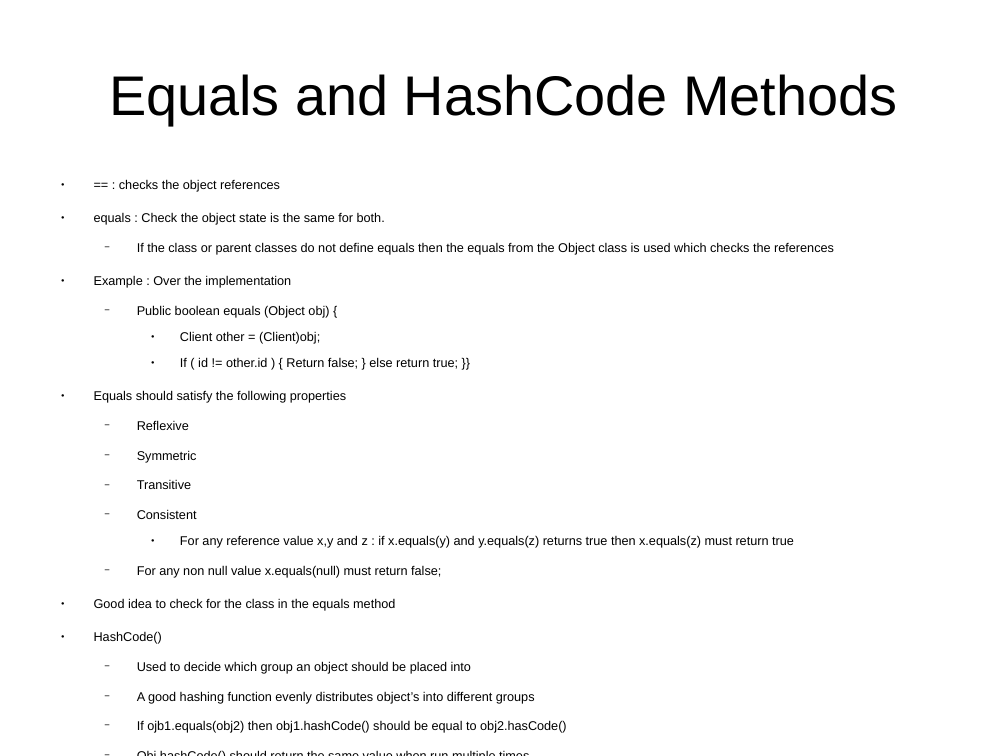
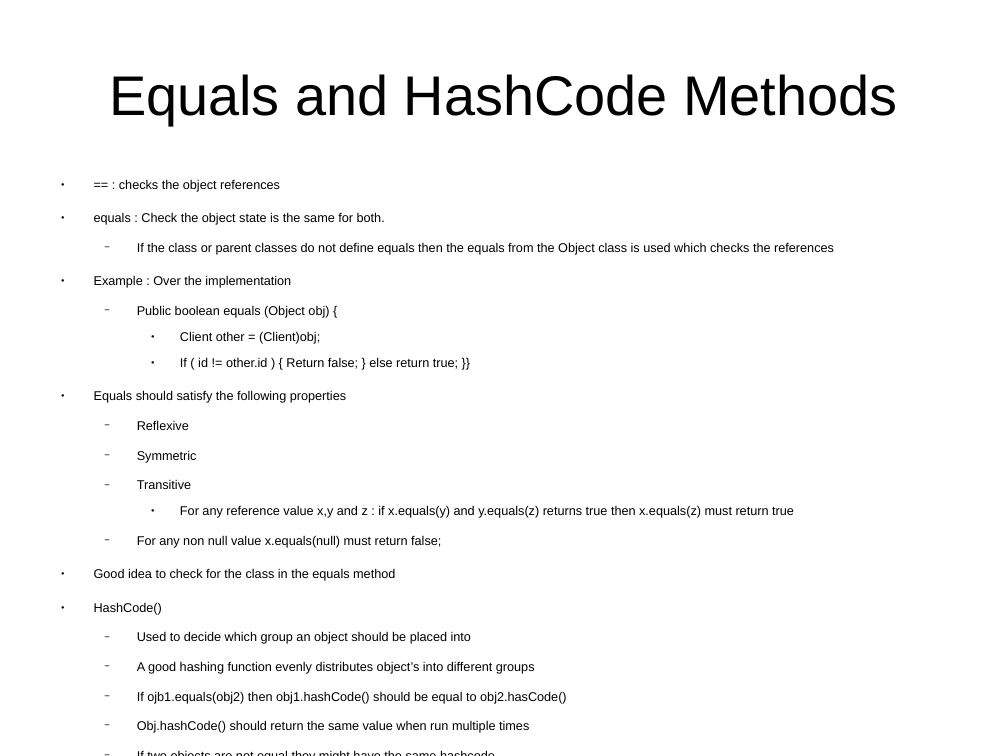
Before and after one commit to CharlesStockman/notesFromCourses, a slide deck: slide 10 of java/core/01_core.odp. Drawn at 1008x756 pixels with LibreOffice and Linux fonts; fonts in the diff are those of the drawing. Boxes give left, top, right and bottom in pixels: in the first picture for what was removed or moved away, otherwise in the second. Text is boxed around its words. In the diff, an @@ line names an element or a change of style, - is before the commit and + after.

```diff
--- a/java/core/01_core.odp
+++ b/java/core/01_core.odp
@@ text at [137,509,197,519]: paragraph removed @@
-  − Consistent
```
Also in this commit, not shown: 5 other slides changed, 3 slides added, 31 other files.
